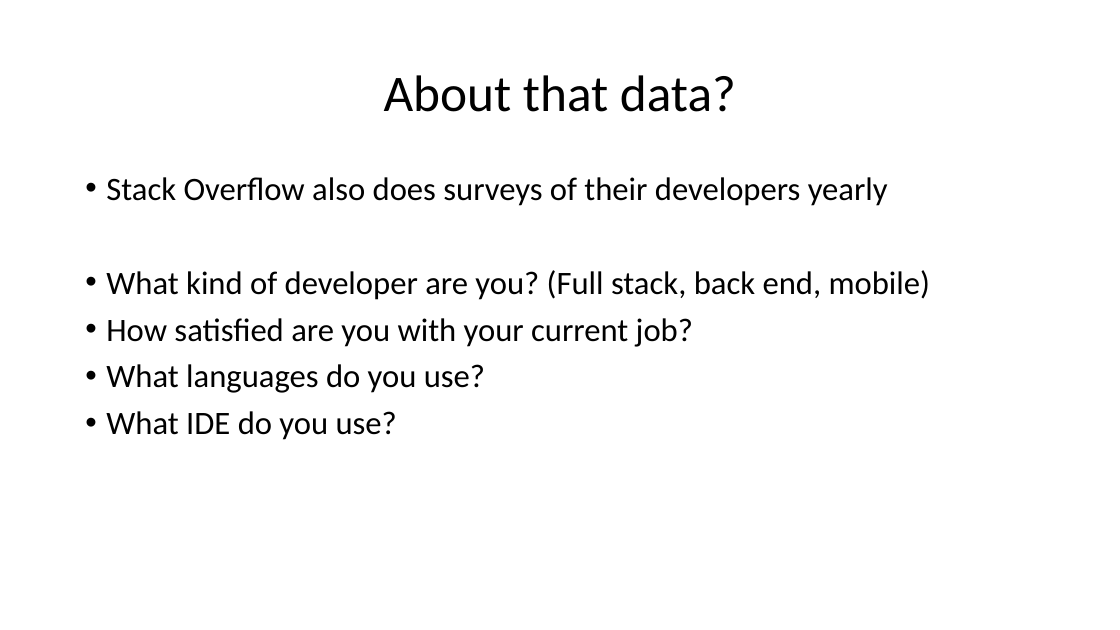
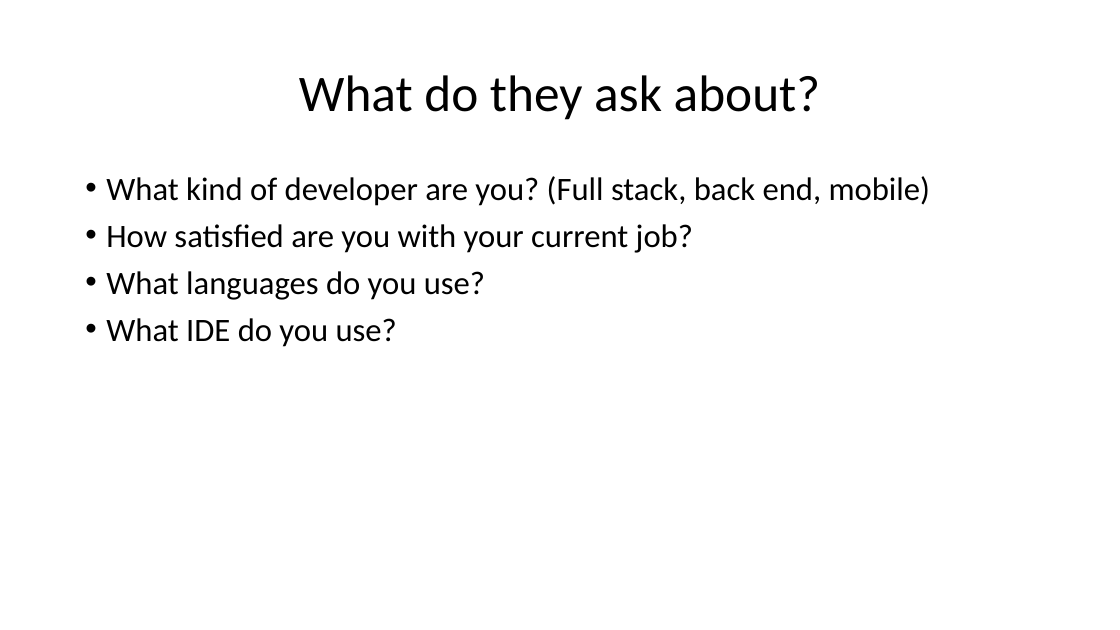
Before and after one commit to Iotaslair/DM-ML-Personal-Project, a slide deck: slide 7 of Presentation.pptx. Drawn at 1120x630 pixels with LibreOffice and Linux fonts; fonts in the diff are those of the drawing. Boxes give left, top, right and bottom in pixels: in the first picture for what was removed or moved away, otherwise in the second. Text is boxed around its words. In the diff, an @@ line names an element or a change of style, - is before the commit and + after.

```diff
--- a/Presentation.pptx
+++ b/Presentation.pptx
@@ title at box(299, 75, 820, 120): text changed @@
-About that data?
+What do they ask about?
@@ text at box(106, 177, 888, 206): paragraph removed @@
-• Stack Overflow also does surveys of their developers yearly
```
Also in this commit, not shown: 11 other slides changed, 1 slide added, 1 other file.
